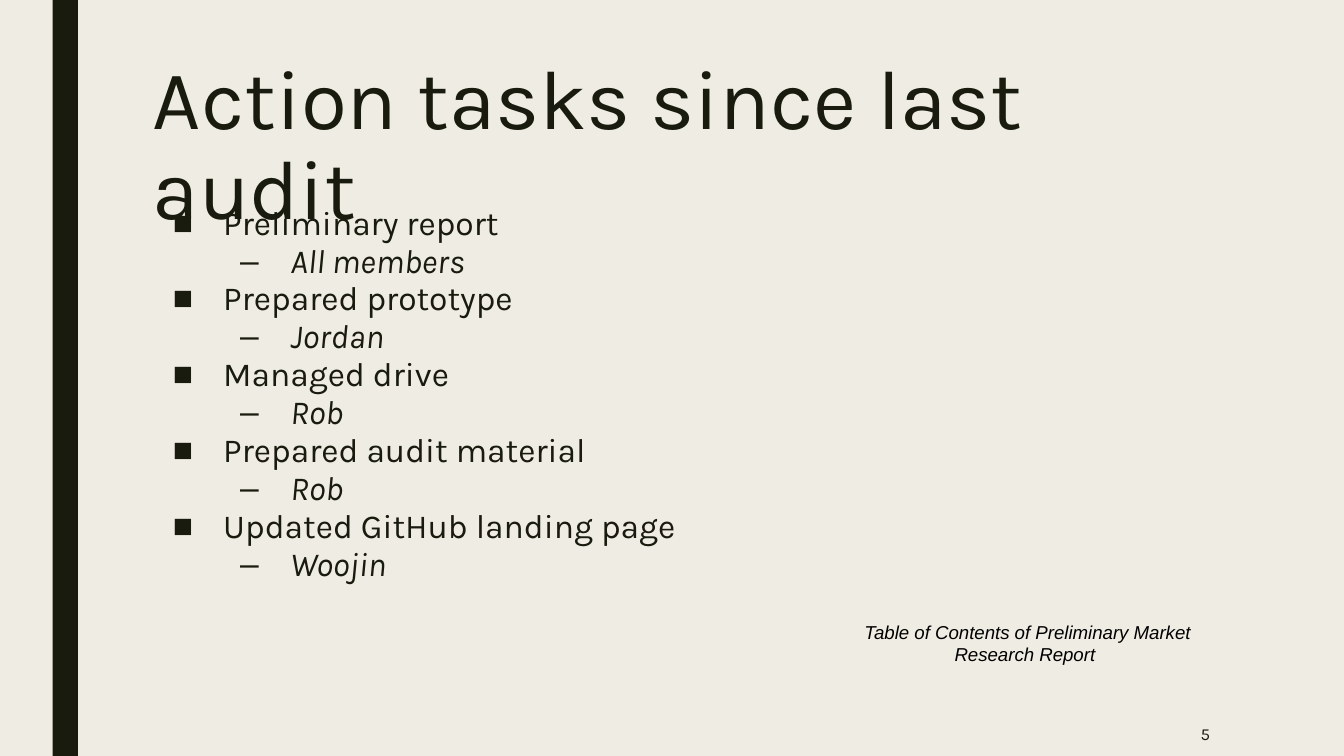
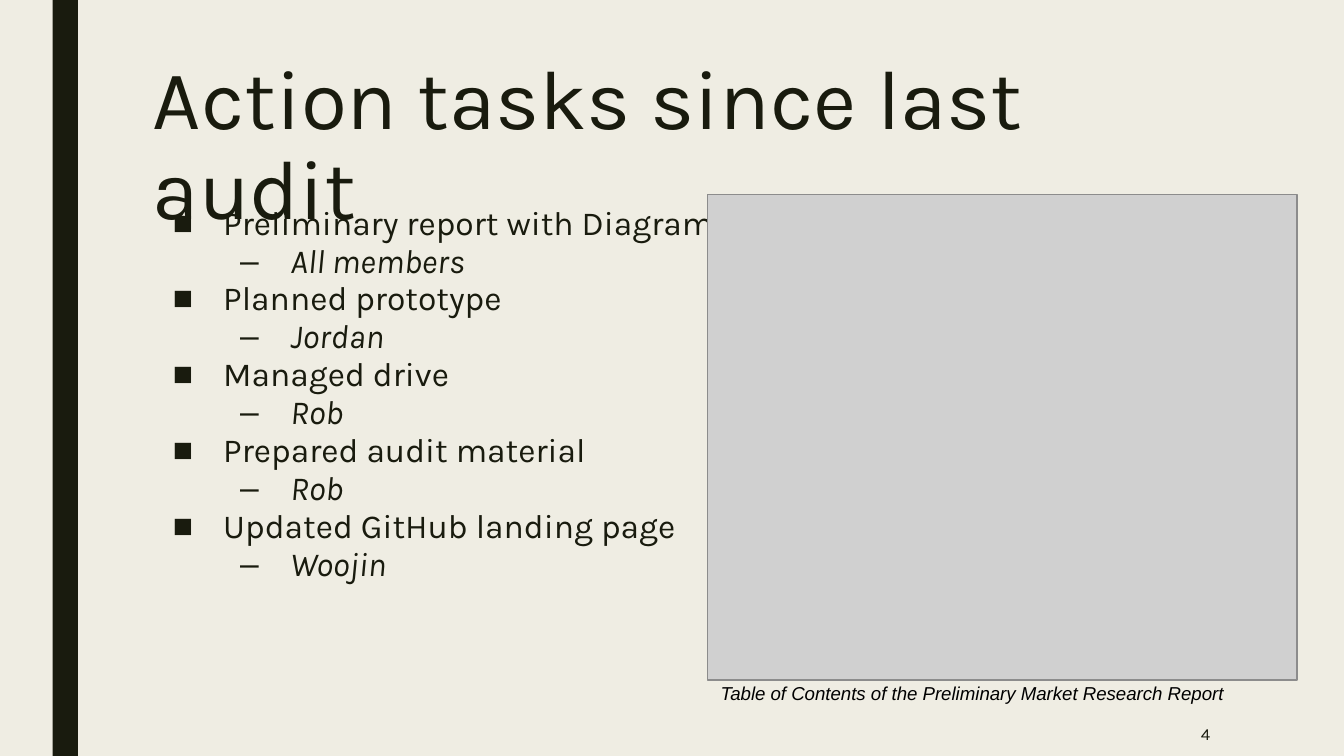
Before and after one commit to woojin444/EAssetTracking, a slide deck: slide 4 of GoogleDrive/Audits/Audit 2/Audit 2.pptx (slide 5 before the commit). Drawn at 1344x756 pixels with LibreOffice and Linux fonts; fonts in the diff are those of the drawing; grey boxes stand for pictures. Boxes give left, top, right and bottom in pixels: in the first picture for what was removed or moved away, otherwise in the second. Text is boxed around its words. In the diff, an @@ line names an element or a change of style, - is before the commit and + after.

```diff
--- a/GoogleDrive/Audits/Audit 2/Audit 2.pptx
+++ b/GoogleDrive/Audits/Audit 2/Audit 2.pptx
@@ text at (223, 204, 731, 243): text changed @@
-■ Preliminary report
+■ Preliminary report with Diagrams
@@ picture added at (707, 195, 1297, 680) @@
@@ text at (223, 287, 501, 319): text changed @@
-■ Prepared prototype
+■ Planned prototype
@@ text at (721, 686, 1224, 704): text changed @@
-Table of Contents of Preliminary Market Research Report
+Table of Contents of the Preliminary Market Research Report
@@ page number at (1201, 729, 1210, 740): text changed @@
-5
+4
```
Also in this commit, not shown: 8 other slides changed, 1 slide removed, 43 other files.
